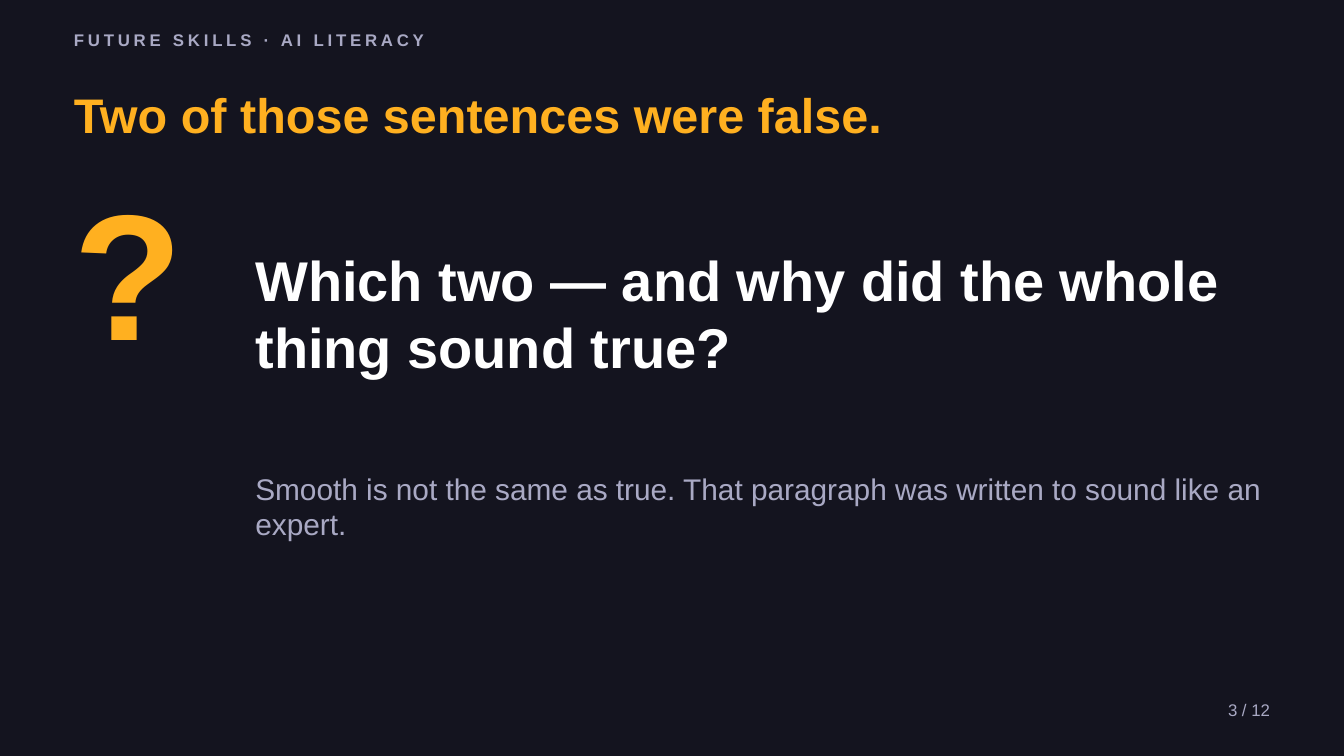
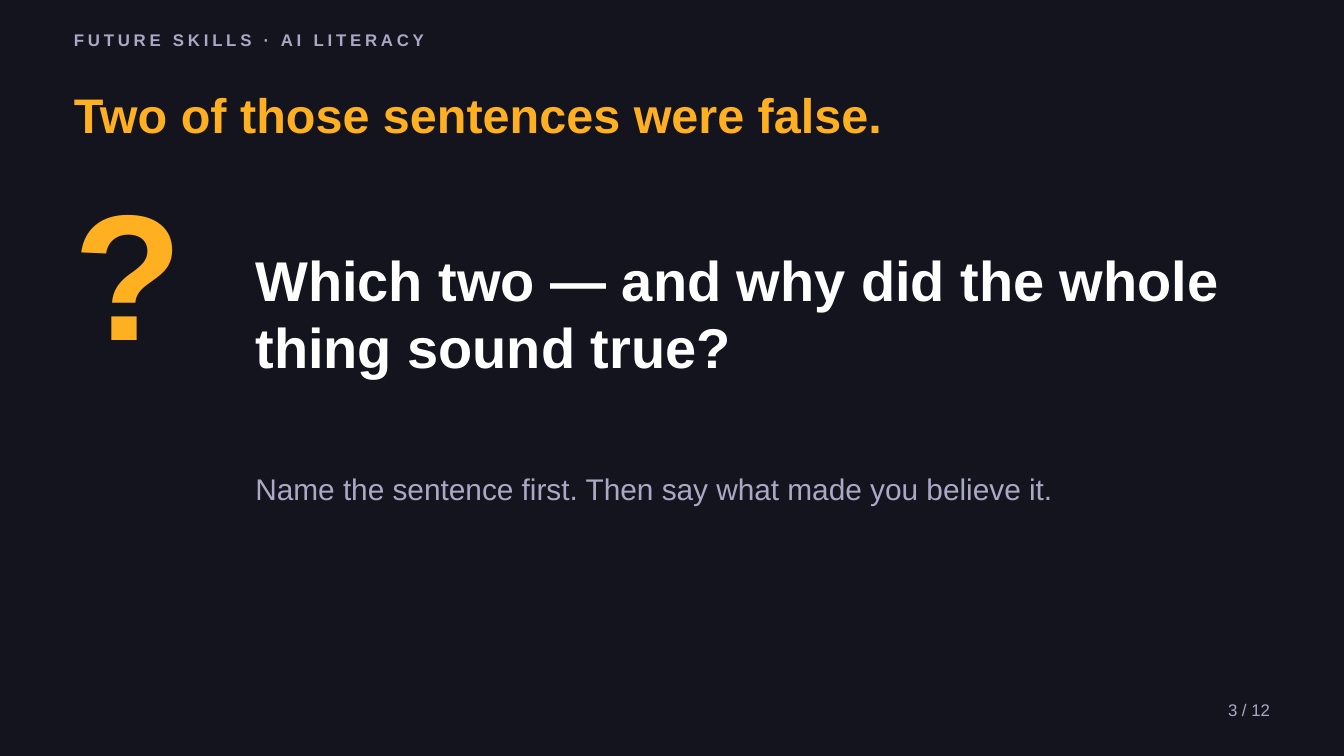
Before and after one commit to phiunit/tptphi, a slide deck: slide 3 of products/ai-fact-check-lab/dist/Hallucination Hunters - Slides.pptx. Drawn at 1344x756 pixels with LibreOffice and Linux fonts; fonts in the diff are those of the drawing. Boxes give left, top, right and bottom in pixels: in the first picture for what was removed or moved away, otherwise in the second. Text is boxed around its words. In the diff, an @@ line names an element or a change of style, - is before the commit and + after.

```diff
--- a/products/ai-fact-check-lab/dist/Hallucination Hunters - Slides.pptx
+++ b/products/ai-fact-check-lab/dist/Hallucination Hunters - Slides.pptx
@@ text at [255, 478, 1052, 505]: text changed @@
-Smooth is not the same as true. That paragraph was written to sound like an expert.
+Name the sentence first. Then say what made you believe it.
```
Also in this commit, not shown: 9 other slides changed, 1 slide added, 1 slide removed, 34 other files.
